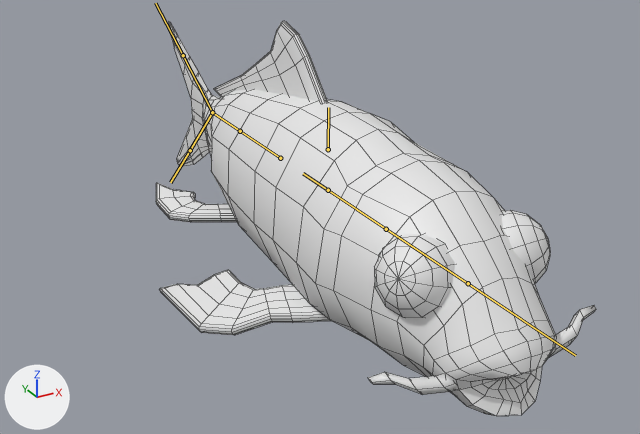
Two versions of the FBX model Assets/_Project/Art/Bente/Models/Coy fish.fbx, one commit apart.
Camera for both pictures: a 50 mm camera at (-1.89, -3.35, 1.55) aimed at (0.02, 0.12, -0.19). Arrows for +X, +Y and +Z are at lower left; the lights stay in place. The bones that bend it are drawn over the model as lines. Mesh edges are drawn as thin lines.

Names of what the first picture shows: 'Body_low', 'Mirrored things'.
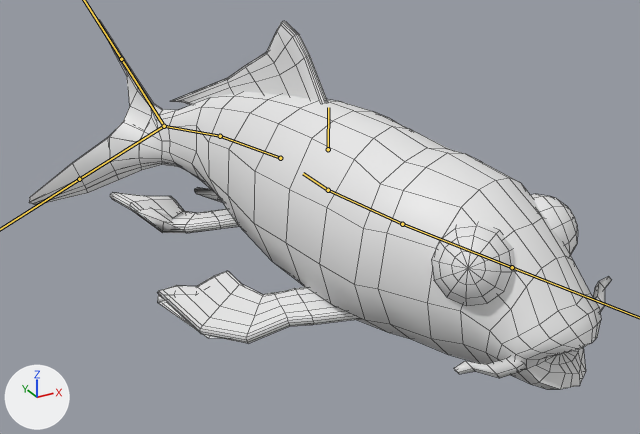
The newer file adds an action. The first version stands in its rest pose; the second is drawn at frame 1 of the action 'Armature|Pufferfish Swim'.

Pixel boxes [x1, y1, x2, y2] of what changed, in the pictures (640 x 434 px):
'Body_low', posed (47% wider, 7% shorter): before [168, 21, 556, 416]; after [29, 20, 601, 389]
'Mirrored things', no longer drawn: before [156, 183, 596, 395]
'Mirrored things_low', now drawn: after [110, 188, 612, 378]
'eyes_low', now drawn: after [431, 194, 578, 306]
bone 'Bone.001', root to tip: before (280, 158) to (240, 131); after (280, 158) to (220, 136)
bone 'Bone.002', root to tip: before (240, 131) to (212, 112); after (220, 136) to (164, 126)
bone 'Bone.003', root to tip: before (212, 112) to (183, 55); after (164, 126) to (121, 59)
bone 'Bone.004', root to tip: before (212, 112) to (190, 150); after (164, 126) to (79, 179)
bone 'Bone.005', root to tip: before (328, 190) to (386, 229); after (328, 190) to (402, 224)
bone 'Bone.006', root to tip: before (386, 229) to (468, 283); after (402, 224) to (512, 267)

The edits, one by one:
Bone 'Bone.001' (bone_bone_001) turns from (0, 0, 0) to (0, -2, 15) degrees about its own x, y and z.
Bone 'Bone.002' (bone_bone_002) turns from (0, 0, 0) to (-1, 20, 15) degrees about its own x, y and z.
Bone 'Bone.003' (bone_bone_003) turns from (0, 0, 0) to (19, -46, -14) degrees about its own x, y and z.
Bone 'Bone.004' (bone_bone_004) turns from (0, 0, 0) to (-6, -40, 32) degrees about its own x, y and z.
Bone 'Bone.005' (bone_bone_005) turns from (0, 0, 0) to (0, 0, -10) degrees about its own x, y and z.
Bone 'Bone.006' (bone_bone_006) turns from (0, 0, 0) to (0, -1, -5) degrees about its own x, y and z.
